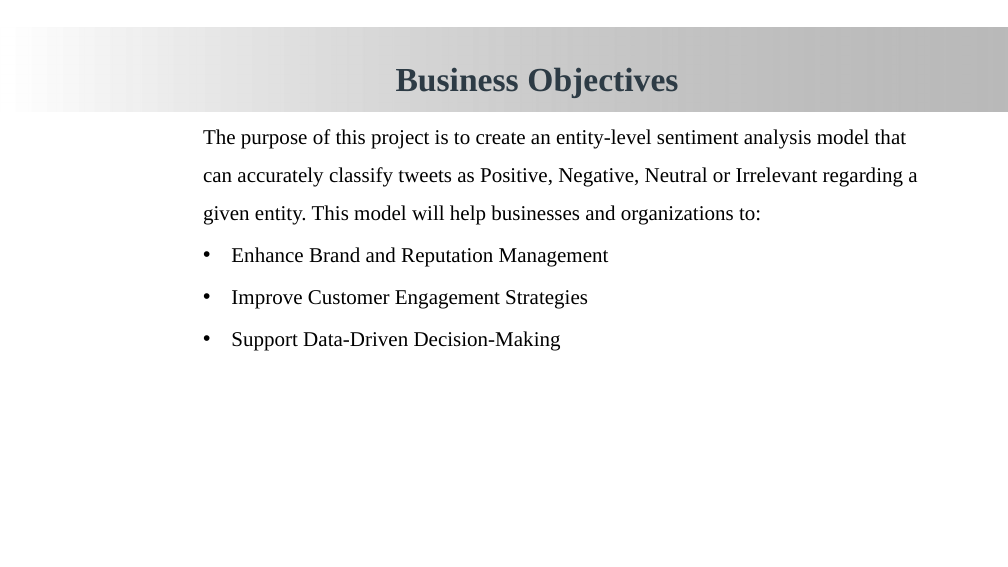
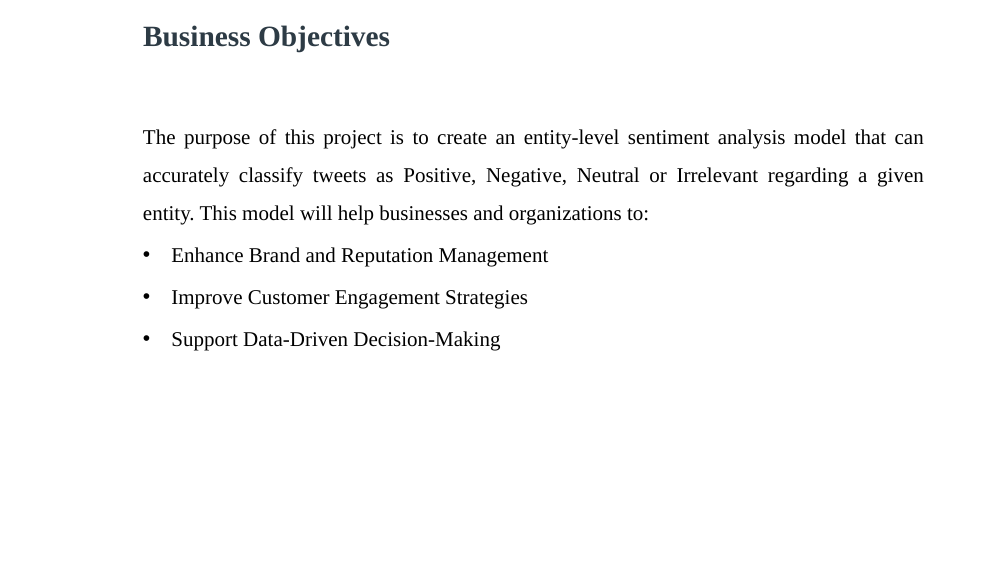
Before and after one commit to James-tech4/JAMES-DSPT08-PHASE-4-PROJECT, a slide deck: slide 5 of presentation.pptx. Drawn at 1008x567 pixels with LibreOffice and Linux fonts; fonts in the diff are those of the drawing; background and template pictures are left out. Boxes give left, top, right and bottom in pixels: in the first picture for what was removed or moved away, otherwise in the second. Text is boxed around its words. In the diff, an @@ line names an element or a change of style, - is before the commit and + after.

```diff
--- a/presentation.pptx
+++ b/presentation.pptx
@@ rectangle removed at (0, 27, 1008, 110) @@
@@ title "Business Objectives": place and size @@
-title "Business Objectives" at (396, 67, 678, 98)
+title "Business Objectives" at (143, 25, 390, 53)
@@ title "Business Objectives" at (143, 25, 390, 53): size 32 to 28 pt; alignment centre to left @@
@@ text "The purpose of this project ...": place and size @@
-text "The purpose of this project ..." at (203, 129, 917, 350)
+text "The purpose of this project ..." at (143, 129, 924, 350)
@@ text "The purpose of this project ..." at (143, 129, 924, 350): alignment left to justified @@
```
Also in this commit, not shown: 16 other slides changed, 1 slide removed.
